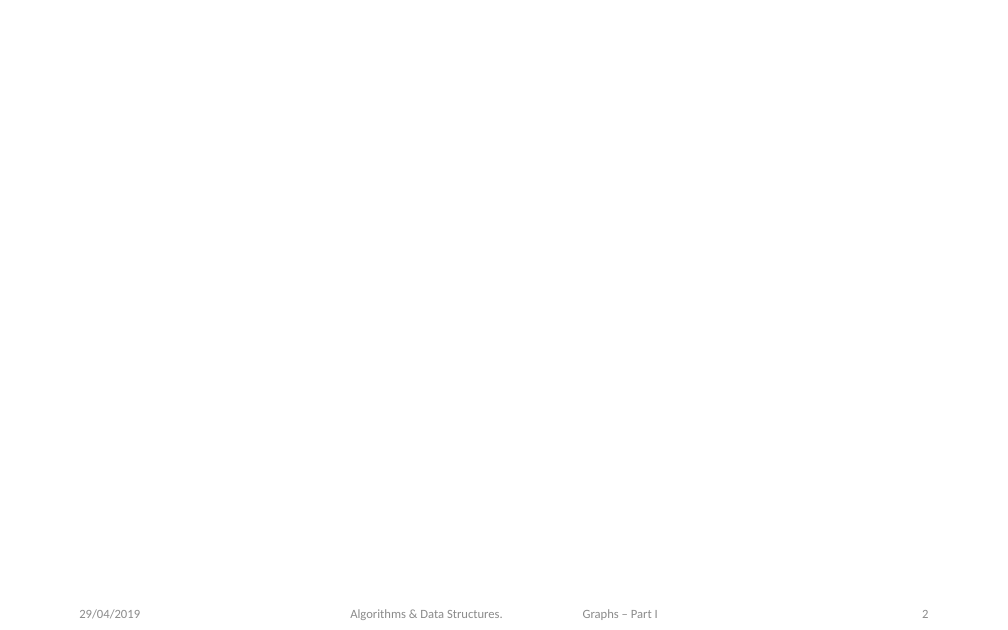
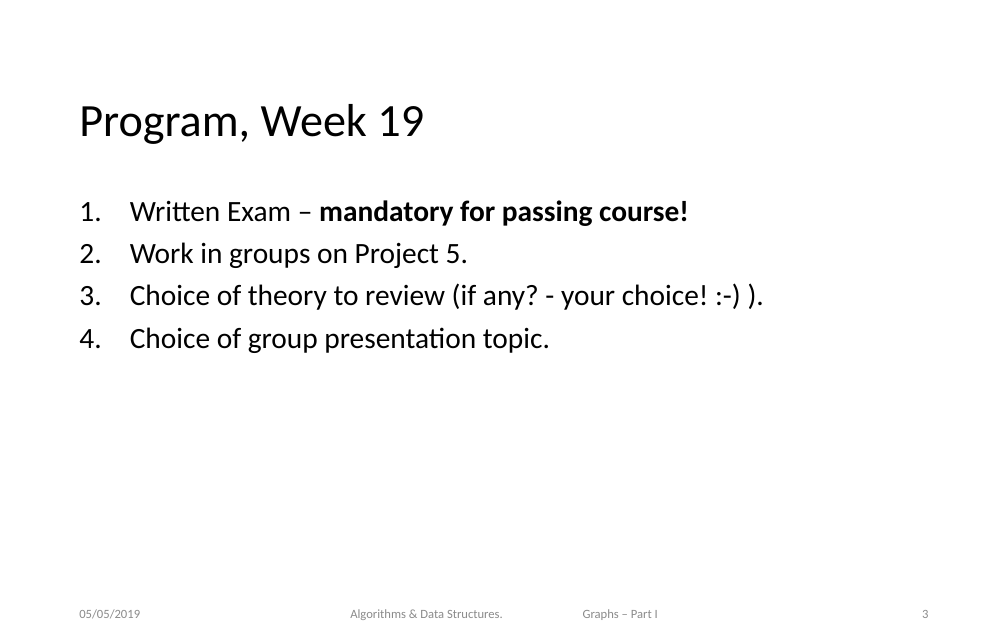
Before and after one commit to datsoftlyngby/soft2019spring-algorithms, a slide deck: slide 3 of Weeklies/Week_20/slides/Workshop3.pptx (slide 2 before the commit). Drawn at 1008x630 pixels with LibreOffice and Linux fonts; fonts in the diff are those of the drawing; background and template pictures are left out. Boxes give left, top, right and bottom in pixels: in the first picture for what was removed or moved away, otherwise in the second. Text is boxed around its words. In the diff, an @@ line names an element or a change of style, - is before the commit and + after.

```diff
--- a/Weeklies/Week_20/slides/Workshop3.pptx
+++ b/Weeklies/Week_20/slides/Workshop3.pptx
@@ title added at (79,104,424,144), 33 pt, text #000000 @@
+Program, Week 19
@@ text added at (130,200,709,353), 21 pt, text #000000 @@
+1. Written Exam – mandatory for passing course!
+2. Work in groups on Project 5.
+3. Choice of theory to review (if any? - your choice! :-) ).
+4. Choice of group presentation topic.
@@ text at (79,609,140,619): text changed @@
-29/04/2019
+05/05/2019
```
Also in this commit, not shown: 2 other slides changed, 5 slides added, 8 other files.
